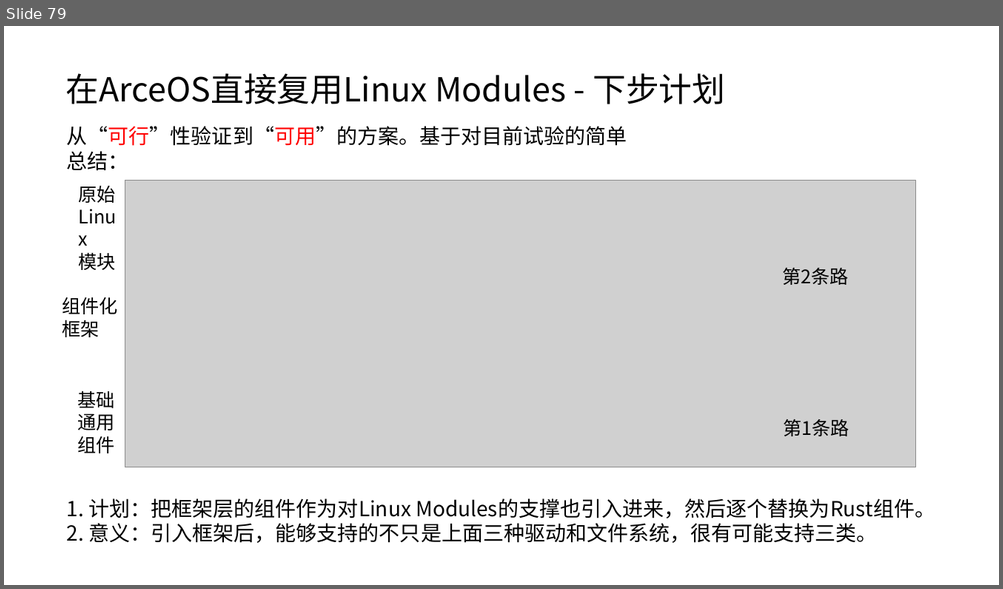
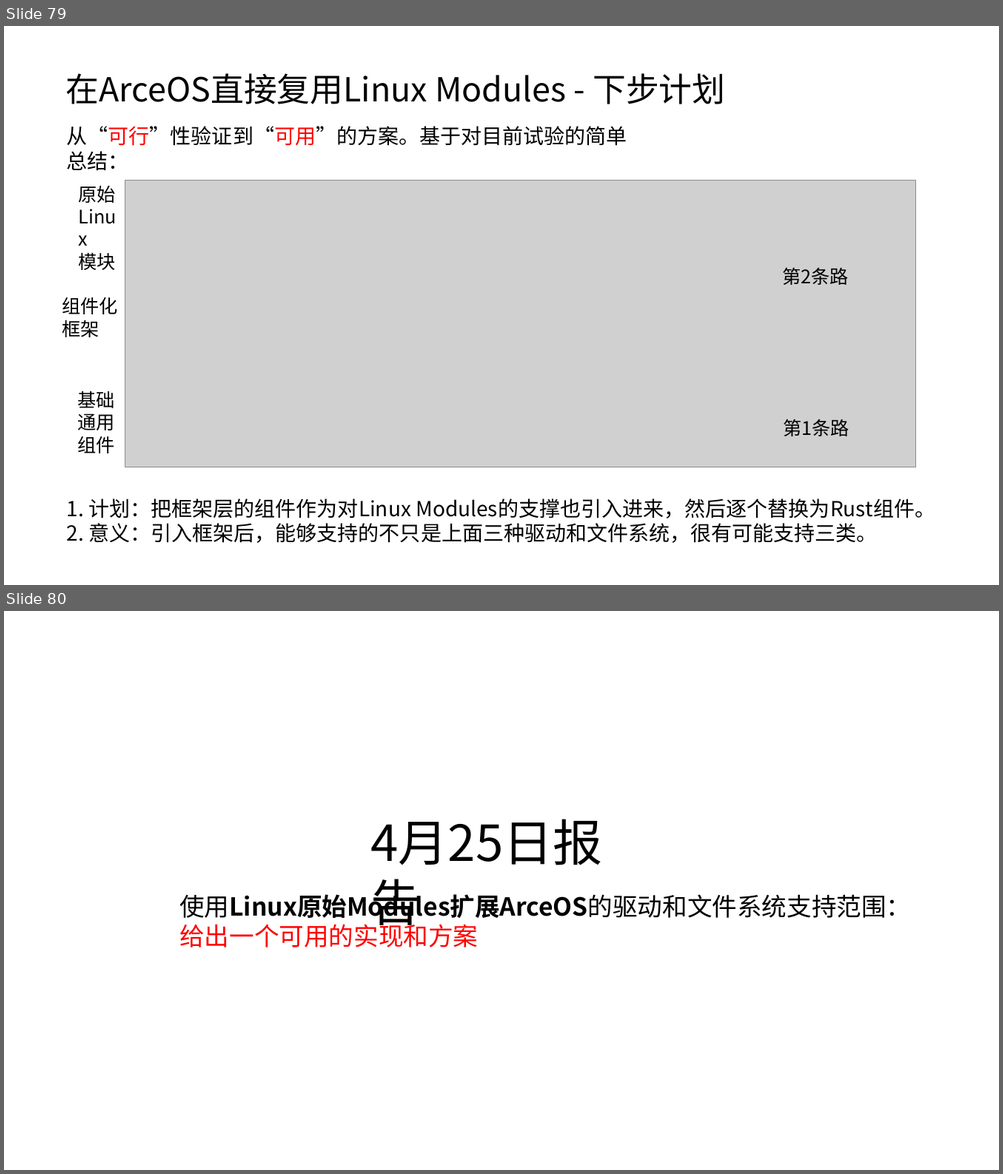
Before and after one commit to lkmodel/doc, a slide deck: 组件化内核工作的设想和当前进展.pptx. Shown one above the other, each under a label of ours: slide 79 before the commit, slides 79 and 80 after it. The pictures are 1003x589 and 1003x1174 pixels, drawn with LibreOffice and Linux fonts; fonts in the diff are those of the drawing; grey boxes stand for pictures. Boxes give left, top, right and bottom in pixels: in the first picture for what was removed or moved away, otherwise in the second. Text is boxed around its words. In the diff, an @@ line names an element or a change of style, - is before the commit and + after.

```diff
--- a/组件化内核工作的设想和当前进展.pptx
+++ b/组件化内核工作的设想和当前进展.pptx
@@ slide 80 added at [4, 611, 999, 1170], background #FFFFFF @@
@@ text added at [364, 809, 659, 877], 48 pt, text #000000 @@
+4月25日报告
@@ text added at [179, 891, 910, 948], 24 pt, text #000000 @@
+使用Linux原始Modules扩展ArceOS的驱动和文件系统支持范围：
+给出一个可用的实现和方案
```
Also in this commit, not shown: 1 slide changed, 4 other slides added, 1 slide removed, 4 other files.
